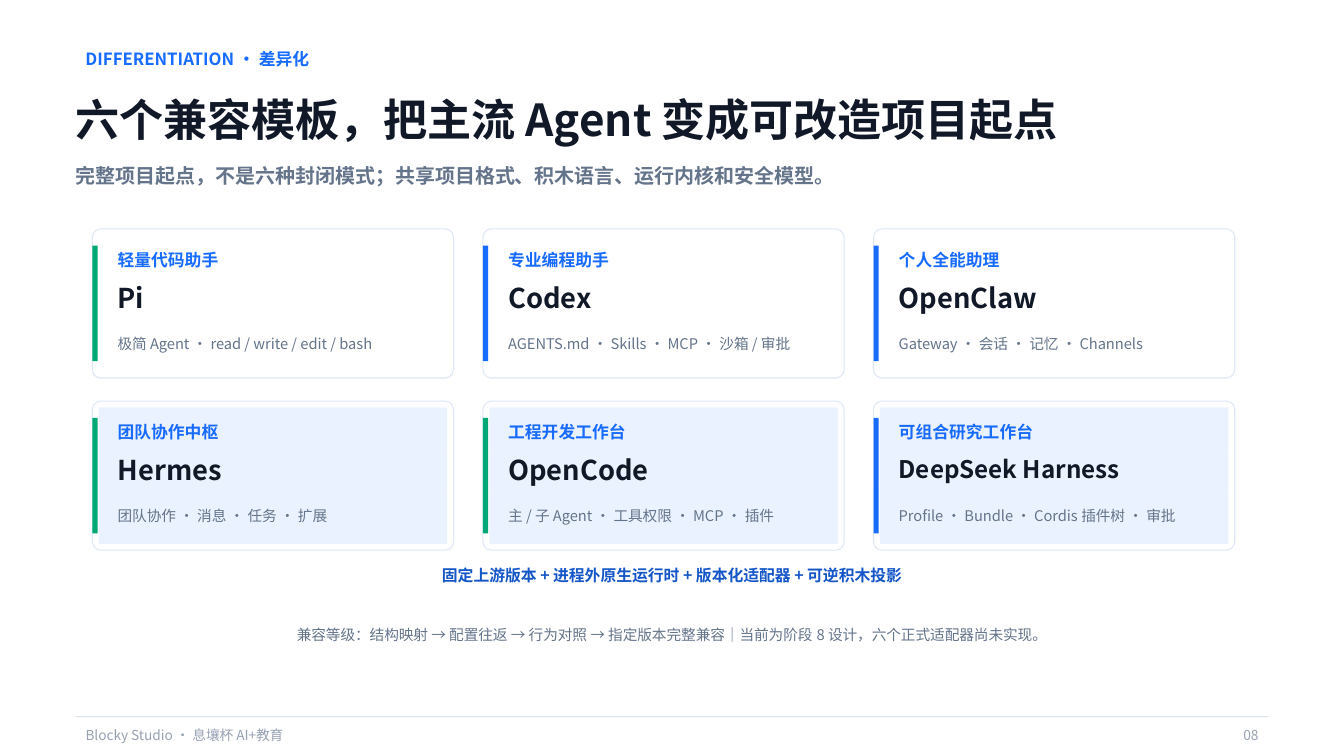
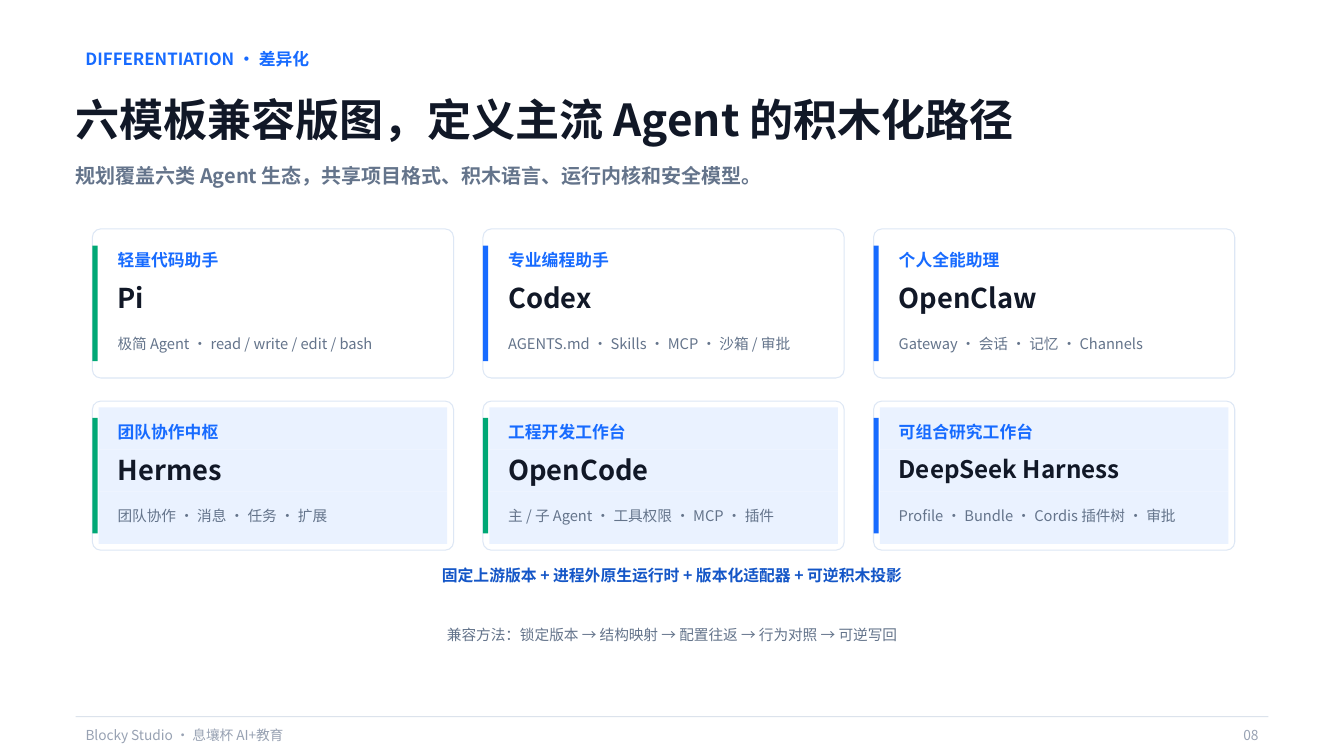
Before and after one commit to q2955161835-debug/Blocky-AI, a slide deck: slide 8 of PPT与商业计划书/Blocky-Studio-息壤杯-AI+教育.pptx. Drawn at 1344x756 pixels with LibreOffice and Linux fonts; fonts in the diff are those of the drawing. Boxes give left, top, right and bottom in pixels: in the first picture for what was removed or moved away, otherwise in the second. Text is boxed around its words. In the diff, an @@ line names an element or a change of style, - is before the commit and + after.

```diff
--- a/PPT与商业计划书/Blocky-Studio-息壤杯-AI+教育.pptx
+++ b/PPT与商业计划书/Blocky-Studio-息壤杯-AI+教育.pptx
@@ text at [76,98,1014,147]: text changed @@
-六个兼容模板，把主流 Agent 变成可改造项目起点
+六模板兼容版图，定义主流 Agent 的积木化路径
@@ text at [76,166,762,188]: text changed @@
-完整项目起点，不是六种封闭模式；共享项目格式、积木语言、运行内核和安全模型。
+规划覆盖六类 Agent 生态，共享项目格式、积木语言、运行内核和安全模型。
@@ text at [447,627,898,641]: text changed @@
-兼容等级：结构映射 → 配置往返 → 行为对照 → 指定版本完整兼容｜当前为阶段 8 设计，六个正式适配器尚未实现。
+兼容方法：锁定版本 → 结构映射 → 配置往返 → 行为对照 → 可逆写回
```
Also in this commit, not shown: 9 other slides changed, 2 other files.
